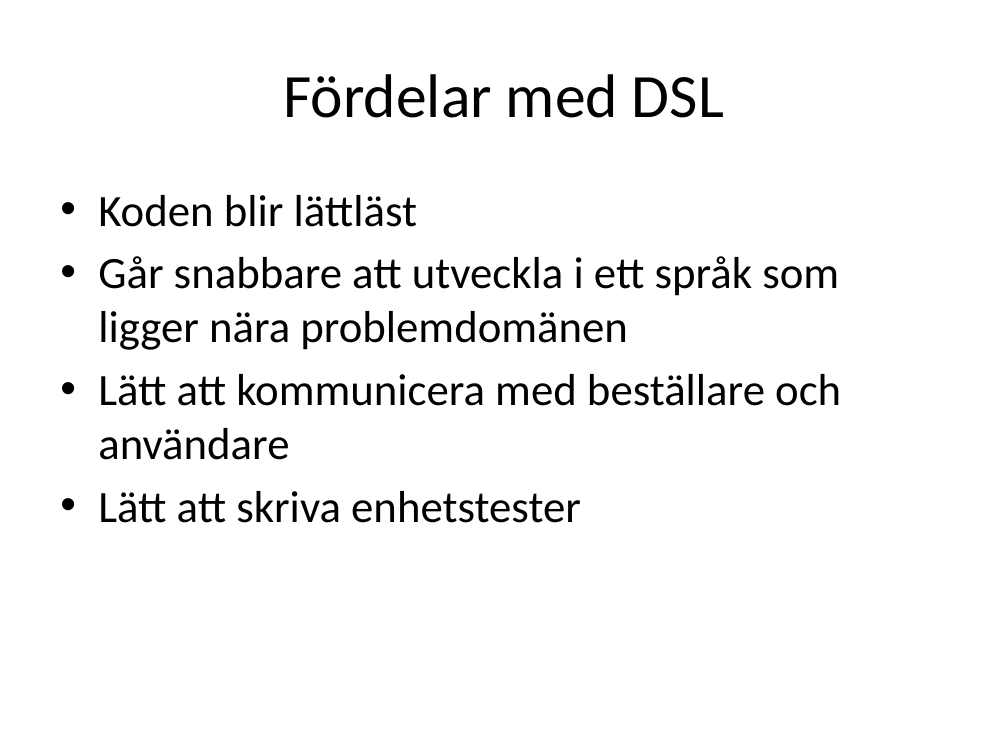
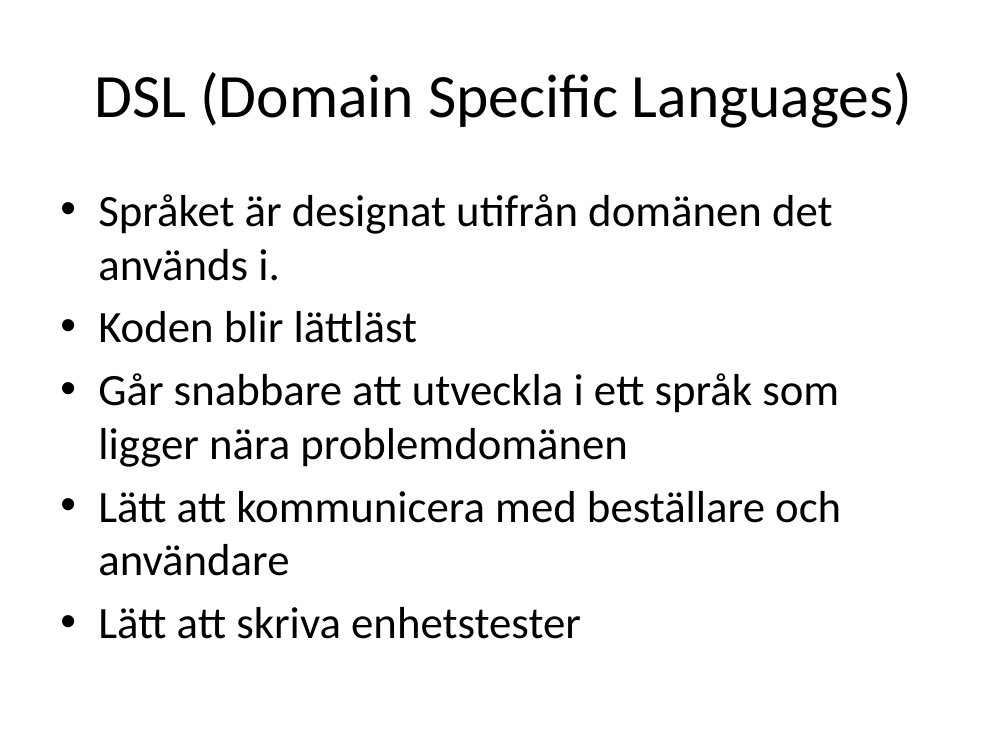
Before and after one commit to me97esn/groovyseminarium, a slide deck: slide 8 of groovyseminarie/dokument/groovyseminarium_source.pptx (slide 12 before the commit). Drawn at 1008x756 pixels with LibreOffice and Linux fonts; fonts in the diff are those of the drawing. Boxes give left, top, right and bottom in pixels: in the first picture for what was removed or moved away, otherwise in the second. Text is boxed around its words. In the diff, an @@ line names an element or a change of style, - is before the commit and + after.

```diff
--- a/groovyseminarie/dokument/groovyseminarium_source.pptx
+++ b/groovyseminarie/dokument/groovyseminarium_source.pptx
@@ title at (94,72,912,128): text changed @@
-Fördelar med DSL
+DSL (Domain Specific Languages)
@@ text at (98,194,833,281): paragraph added @@
+• Språket är designat utifrån domänen det används i.
```
Also in this commit, not shown: 6 other slides changed, 3 slides added, 1 slide removed, 9 other files.
